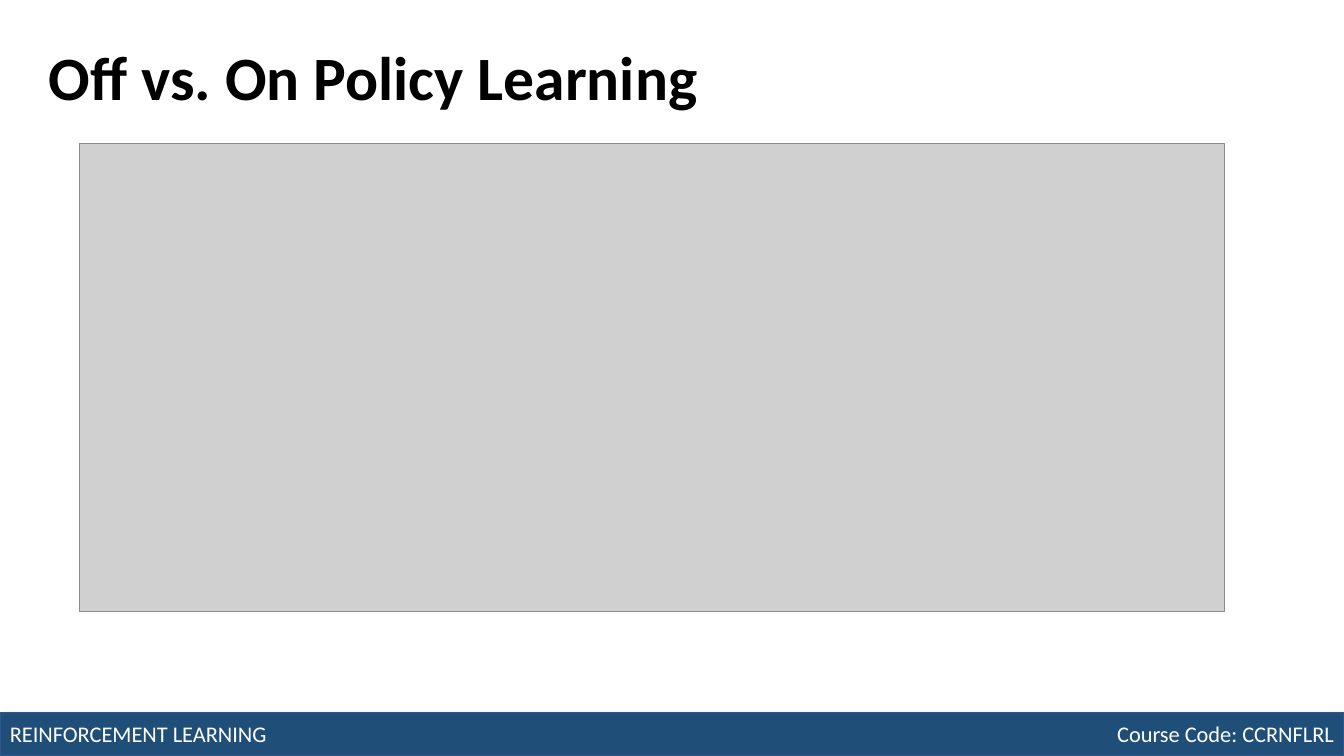
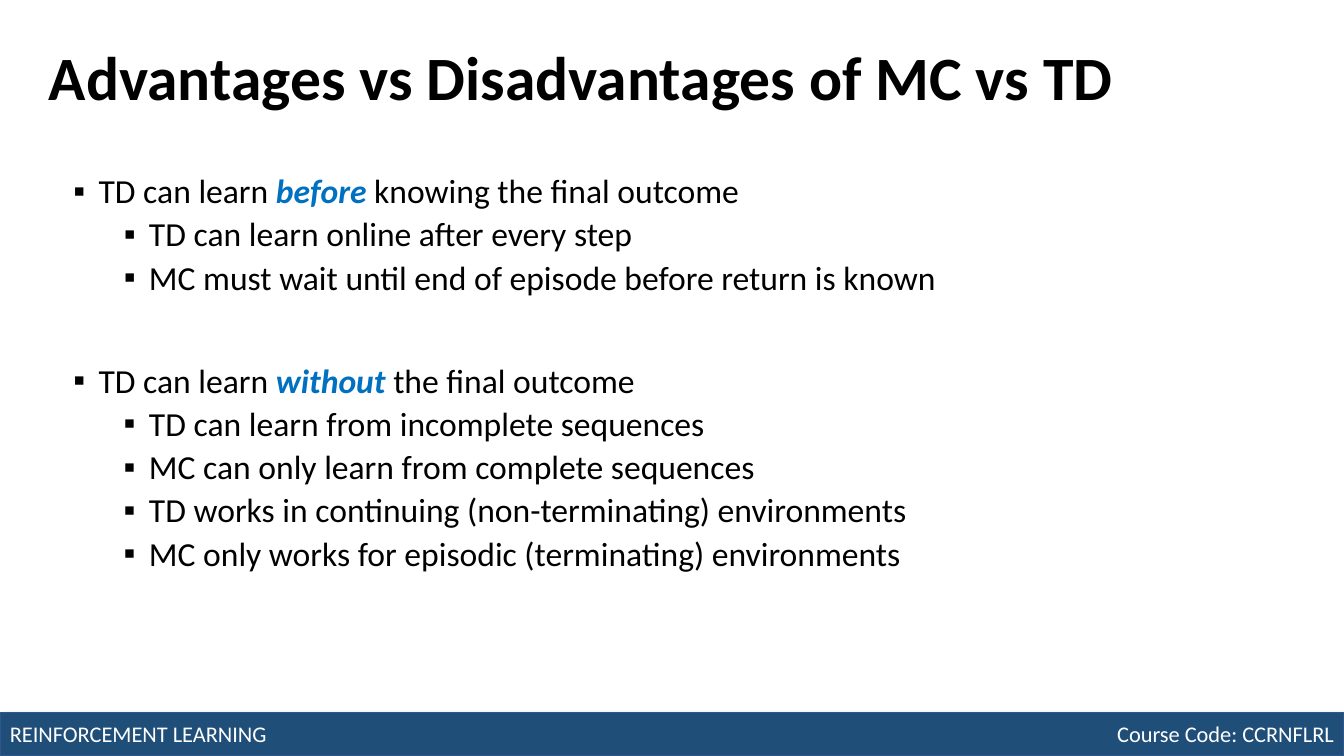
Before and after one commit to robitussin/CCRNFLRL, a slide deck: slide 9 of week_9-10/Module 7 - Temporal Difference Learning.pptx (slide 17 before the commit). Drawn at 1344x756 pixels with LibreOffice and Linux fonts; fonts in the diff are those of the drawing; grey boxes stand for pictures. Boxes give left, top, right and bottom in pixels: in the first picture for what was removed or moved away, otherwise in the second. Text is boxed around its words. In the diff, an @@ line names an element or a change of style, - is before the commit and + after.

```diff
--- a/week_9-10/Module 7 - Temporal Difference Learning.pptx
+++ b/week_9-10/Module 7 - Temporal Difference Learning.pptx
@@ title at [49, 56, 1112, 111]: text changed @@
-Off vs. On Policy Learning
+Advantages vs Disadvantages of MC vs TD
@@ picture removed at [80, 144, 1225, 612] @@
@@ text added at [99, 179, 935, 296], 24 pt, text #000000 @@
+▪ TD can learn before knowing the final outcome
+  ▪ TD can learn online after every step
+  ▪ MC must wait until end of episode before return is known
@@ text added at [99, 369, 906, 572], 24 pt, text #000000 @@
+▪ TD can learn without the final outcome
+  ▪ TD can learn from incomplete sequences
+  ▪ MC can only learn from complete sequences
+  ▪ TD works in continuing (non-terminating) environments
+  ▪ MC only works for episodic (terminating) environments
```
Also in this commit, not shown: 11 other slides changed, 3 slides removed.
